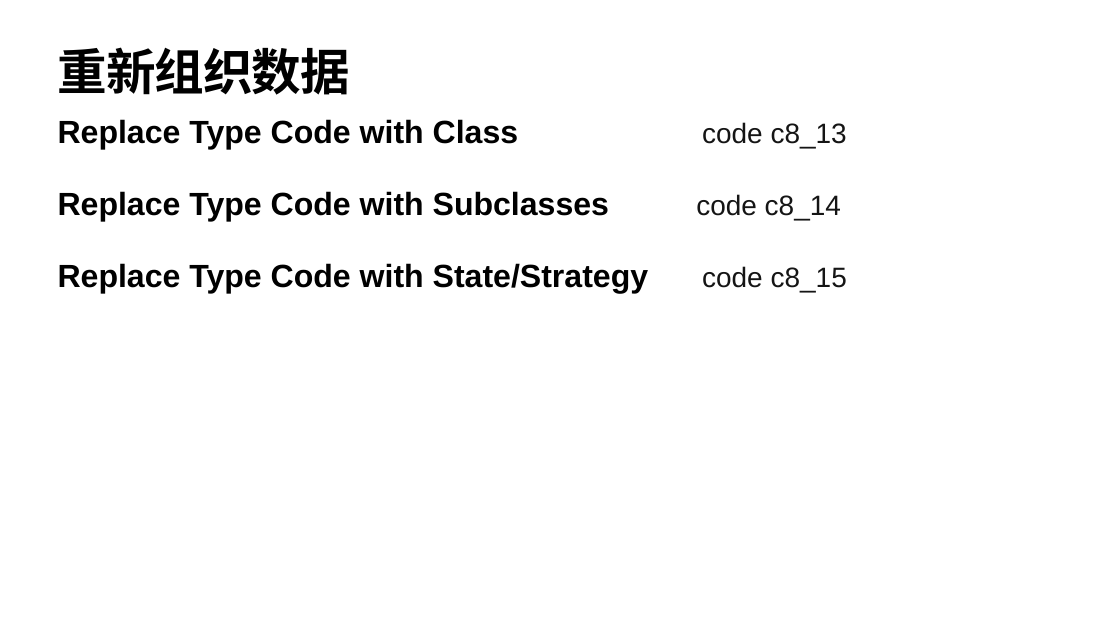
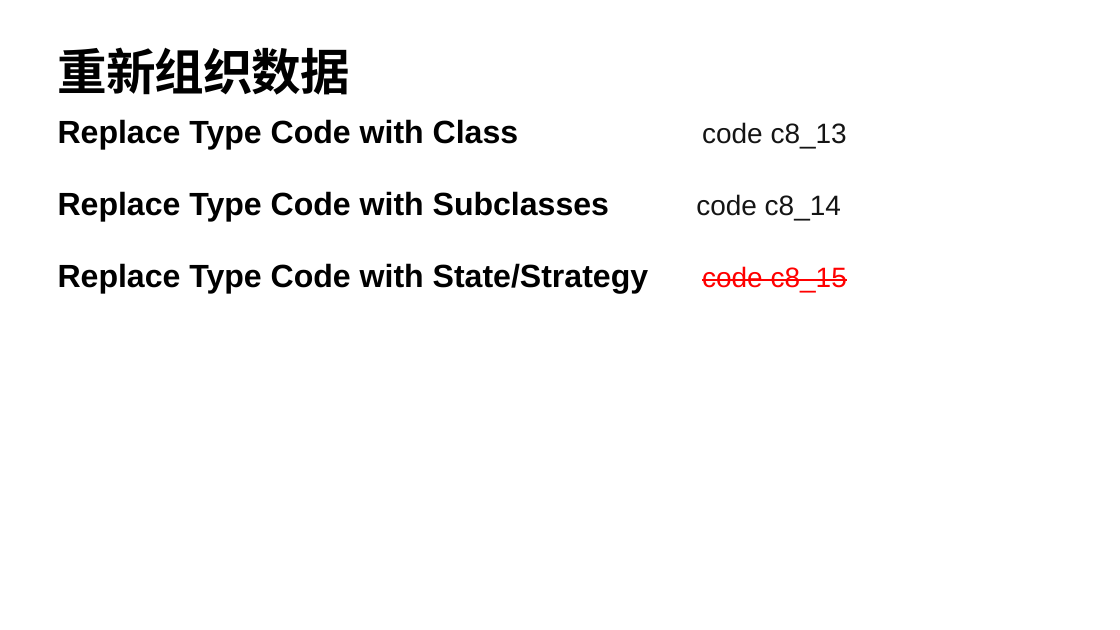
Before and after one commit to YingVickyCao/YingVickyCao.github.io, a slide deck: slide 30 of books/Refactoring/session/Refactoring_2.pptx. Drawn at 1120x630 pixels with LibreOffice and Linux fonts; fonts in the diff are those of the drawing. Boxes give left, top, right and bottom in pixels: in the first picture for what was removed or moved away, otherwise in the second. Text is boxed around its words. In the diff, an @@ line names an element or a change of style, - is before the commit and + after.

```diff
--- a/books/Refactoring/session/Refactoring_2.pptx
+++ b/books/Refactoring/session/Refactoring_2.pptx
@@ text at [58, 263, 847, 293]: text colour #151515 to #FF0000, strikethrough on in "code c8_15" @@
```
Also in this commit, not shown: 3 other slides changed, 1 other file.
